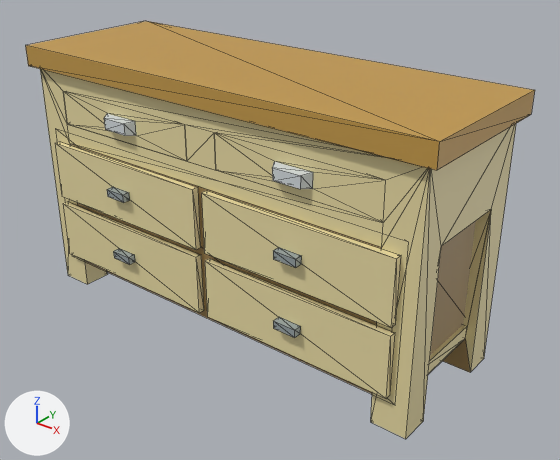
The glTF model s2/models/props_field/dresser.glb: old version first, new version second.
One viewpoint serves both versions: a camera (50 mm lens) standing at (1.734, -2.009, 1.658) and looking at (0.108, 0.023, 0.398). Lighting does not change. The marker at lower left points along +X, +Y and +Z. The picture after the commit comes second. Mesh edges are drawn as thin lines. Vertices at exactly the same position are counted once.

Objects in the first picture: 'dresser'.
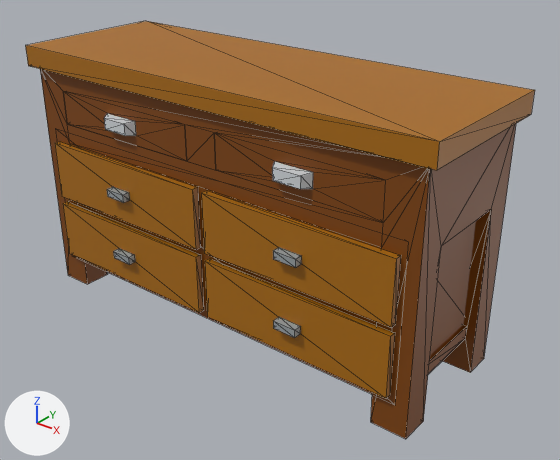
Location of each change, (x1, y1, x2, y2) in pixels of the pictures (560 x 460 px):
```json
{"part": 1, "of": "me_dresser", "change": "recoloured", "before": [40, 69, 516, 439], "after": [40, 69, 516, 439], "on screen": "beige to brown"}
{"part": 2, "of": "me_dresser", "change": "recoloured", "before": [104, 113, 313, 338], "after": [104, 113, 313, 338]}
{"part": 3, "of": "me_dresser", "change": "recoloured", "before": [25, 21, 535, 394], "after": [25, 21, 535, 394], "on screen": "darker"}
```

The change, as JSON lines over the scene's bpy script:
```json
{"block": "me_dresser", "where": "me_dresser.from_pydata(...)  # 192 vertices, 342 faces; spans x -0.88..0.88, y -0.32..0.32, z 0.0..1.0"}
{"block": "me_dresser", "where": "# used by ob_dresser; location = (0.0, 0.0, 0.0)"}
{"block": "me_dresser", "change": "me_dresser part 1: 226 faces centred in x -0.85..0.85, y -0.29..0.29, z 0.13..0.9 are repainted in the vertex colours; the middle colour goes from beige #eadca5 to brown #814500"}
{"block": "me_dresser", "change": "me_dresser part 2: 68 faces centred in x -0.46..0.46, y -0.32..-0.28, z 0.24..0.8 are repainted in the vertex colours; the middle colour goes from grey #97a2a4 to grey #99a1a4"}
{"block": "me_dresser", "change": "me_dresser part 3: 48 faces centred in x -0.88..0.88, y -0.29..0.32, z 0.0..1.0 are repainted in the vertex colours; the middle colour goes from brown #9e824e to brown #814500"}
```
